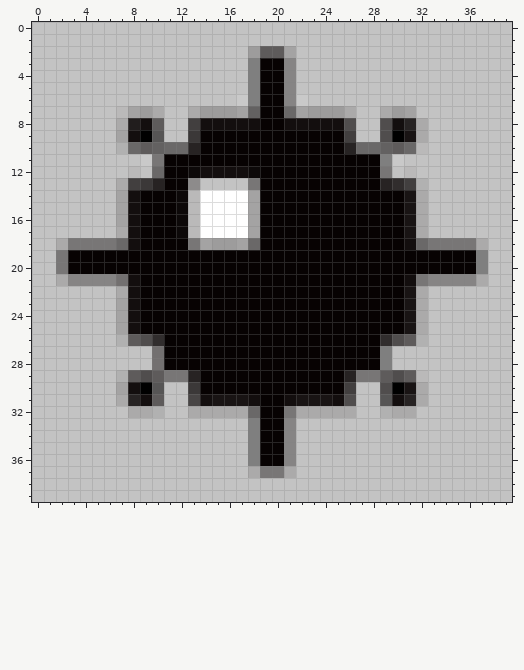
Pixel-art sprite: bomb.png. The picture above was drawn from the file before the commit.
The file is 40x40 pixels. Colours within 5 levels of each other are drawn and written as one.
And afterwards:
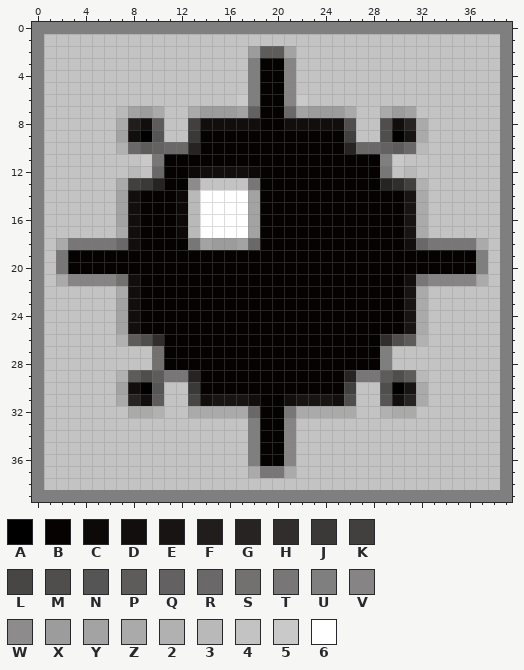
Palette (. is transparent): A #000000  B #070202  C #0d0909  D #130e0e  E #191414  F #211d1d  G #272323  H #312d2d  J #3b3838  K #423f3f  L #484545  M #504d4d  N #565555  P #5e5b5b  Q #636161  R #6a6868  S #737070  T #787676  U #7f7f7f  V #868484  W #8d8b8b  X #9d9c9c  Y #a4a3a3  Z #abaaaa  2 #b1b1b1  3 #bab9b9  4 #c3c3c3  5 #c9c9c9  6 #ffffff
The exact change:
y 0: x 0..39 4444444444444444444444444444444444444444 -> UUUUUUUUUUUUUUUUUUUUUUUUUUUUUUUUUUUUUUUU
y 1..38: x 0 4 -> U; x 39 4 -> U
y 39: x 0..39 4444444444444444444444444444444444444444 -> UUUUUUUUUUUUUUUUUUUUUUUUUUUUUUUUUUUUUUUU
Where, in picture pixels (left, top, right, bottom), the same in both pictures:
changed: (32, 22, 512, 502)
